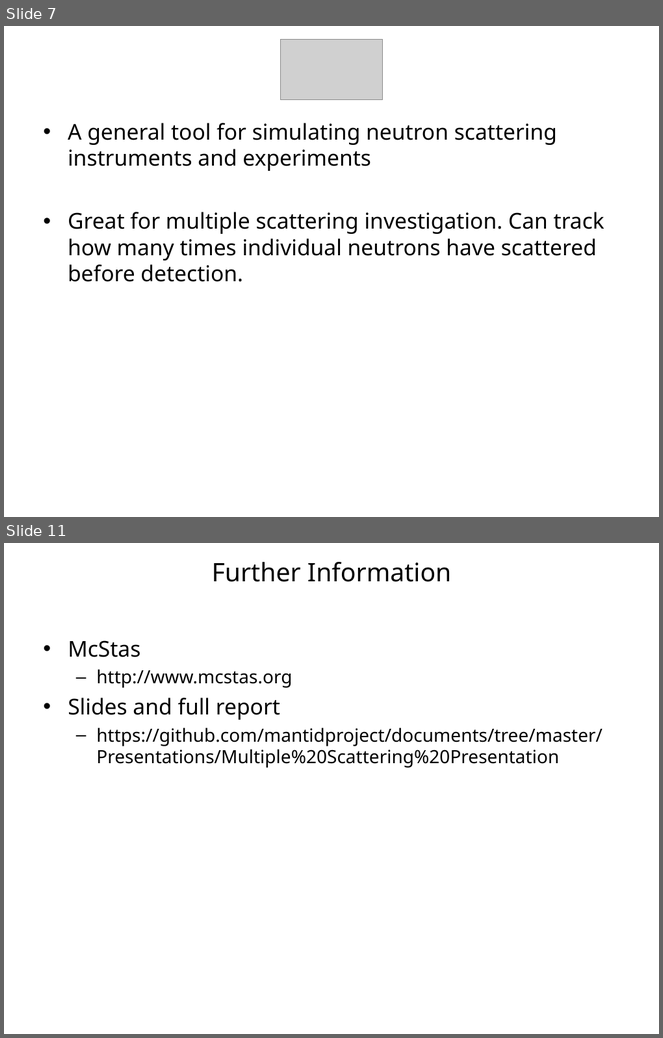
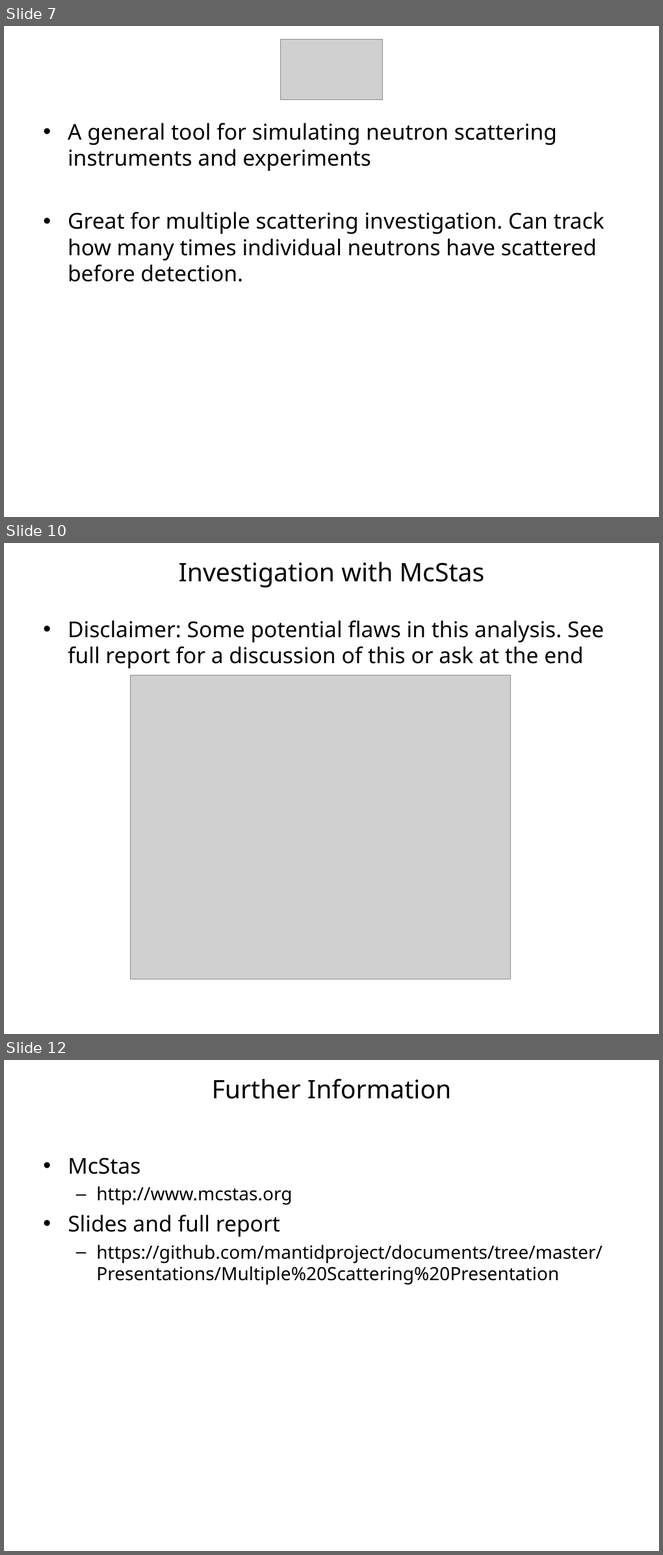
Before and after one commit to mantidproject/documents, a slide deck: Presentations/Multiple Scattering Presentation/Investigating multiple scattering with McStas.ppt. Shown one above the other, each under a label of ours: slides 7 and 11 before the commit, slides 7, 10 and 12 after it; the slides between them are not shown. The pictures are 663x1038 and 663x1555 pixels, drawn with LibreOffice and Linux fonts; fonts in the diff are those of the drawing; grey boxes stand for pictures; background and template pictures are left out. Boxes give left, top, right and bottom in pixels: in the first picture for what was removed or moved away, otherwise in the second. Text is boxed around its words. In the diff, an @@ line names an element or a change of style, - is before the commit and + after.

```diff
--- a/Presentations/Multiple Scattering Presentation/Investigating multiple scattering with McStas.ppt
+++ b/Presentations/Multiple Scattering Presentation/Investigating multiple scattering with McStas.ppt
@@ slide 10 added at (4, 543, 659, 1034), background #FFFFFF @@
@@ title added at (179, 562, 485, 588), 28 pt, text #000000 @@
+Investigation with McStas
@@ text added at (68, 620, 604, 668), 24 pt, text #000000 @@
+• Disclaimer: Some potential flaws in this analysis. See full report for a discussion of this or ask at the end
@@ picture added at (131, 676, 511, 980) @@
@@ what was slide 11 is now slide 12 @@
```
Also in this commit, not shown: 5 slides changed, 3 other slides added, 1 slide removed.
